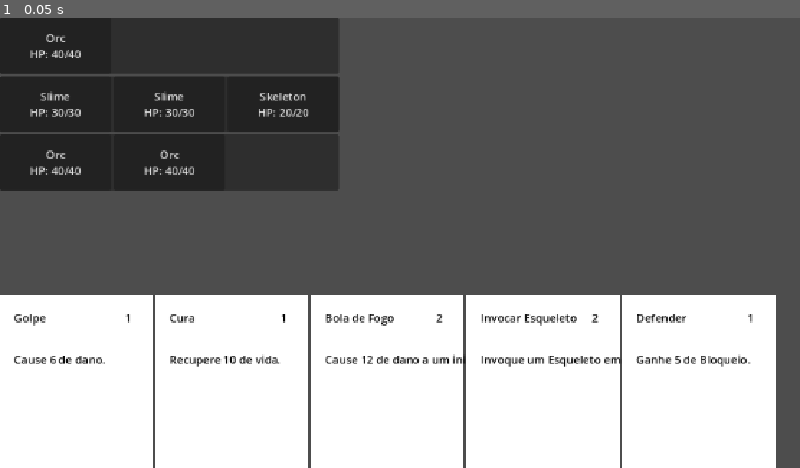
Above: before the commit, frame 1.
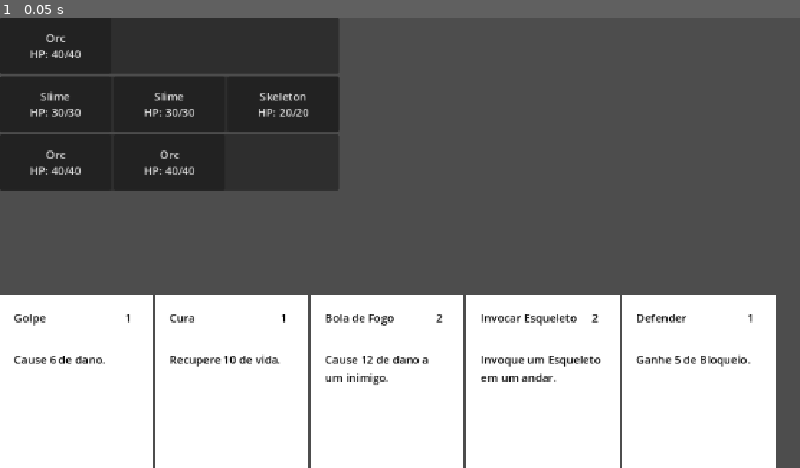
Above: after the commit, the same moment.

Repository: felippe-miguel/be-card
Game: Godot game, scene res://scenes/game.tscn
Same seed, same stepped clock (60 frames per second), same inputs: the game is played once before the commit and once after it.
Inputs:
- Up to frame 1 (0.05 s): no input

The runs differ from the first frame. In frame 1, 0.3% of the frame differs, in the area x 40-78%, y 74-82%.

Commit message:
feat: permite adicionar um enemy visualmente no floor quando uma carta summon é acionada

Diff:
--- a/scenes/card.tscn
+++ b/scenes/card.tscn
@@ -32,6 +32,7 @@
 theme_override_colors/font_color = Color(0, 0, 0, 1)
 
 [node name="DescriptionLabel" type="Label" parent="." unique_id=1551827318]
+custom_maximum_size = Vector2(180, -1)
 layout_mode = 1
 anchors_preset = 4
 anchor_top = 0.5
@@ -42,6 +43,7 @@
 offset_bottom = 80.0
 grow_vertical = 2
 theme_override_colors/font_color = Color(0, 0, 0, 1)
+autowrap_mode = 3
 
 [node name="CostLabel" type="Label" parent="." unique_id=1979725516]
 layout_mode = 1
--- a/scripts/battle_floor_view.gd
+++ b/scripts/battle_floor_view.gd
@@ -6,6 +6,7 @@
 var floor_index: int
 
 signal selected(floor_view: BattleFloorView)
+signal enemy_selected(enemy: Enemy)
 
 func setup(index: int) -> void:
 	floor_index = index
@@ -14,3 +15,32 @@
 	if event is InputEventMouseButton:
 		if event.button_index == MOUSE_BUTTON_LEFT and event.pressed:
 			selected.emit(self)
+
+func connect_to_floor(floor: BattleFloor) -> void:
+	floor.unit_added.connect(_on_unit_added)
+	floor.unit_removed.connect(_on_unit_removed)
+
+func _on_unit_added(unit: Unit) -> void:
+	create_enemy_view(unit)
+
+func _on_unit_removed(unit: Unit) -> void:
+	print(
+		"Unidade removida do andar: ",
+		unit.name
+	)
+
+func create_enemy_view(unit: Unit) -> void:
+	var enemy = preload(
+        "res://scenes/enemy.tscn"
+	).instantiate()
+
+	unit_container.add_child(enemy)
+
+	enemy.setup(unit)
+
+	enemy.selected.connect(
+		_on_enemy_selected
+	)
+
+func _on_enemy_selected(enemy: Enemy) -> void:
+	enemy_selected.emit(enemy)
--- a/scripts/floor.gd
+++ b/scripts/floor.gd
@@ -1,5 +1,8 @@
 class_name BattleFloor
 extends RefCounted
+
+signal unit_added(unit: Unit)
+signal unit_removed(unit: Unit)
 
 var index: int
 var max_units: int = 3
@@ -24,10 +27,14 @@
 		index
 	)
 
+	unit_added.emit(unit)
+
 	return true
 
 func remove_unit(unit: Unit) -> void:
-	units.erase(unit)
+	if unit in units:
+		units.erase(unit)
+		unit_removed.emit(unit)
 
 func get_units() -> Array[Unit]:
 	return units
--- a/scripts/game.gd
+++ b/scripts/game.gd
@@ -83,16 +83,23 @@
 
 func setup_enemies() -> void:
 	for floor in battle_state.battlefield.floors:
-		var floor_view = floors_container.get_child(floor.index)
+		var floor_view = floors_container.get_child(
+			floor.index
+		)
 
 		floor_view.setup(floor.index)
-		floor_view.selected.connect(_on_floor_selected)
+		floor_view.connect_to_floor(floor)
+
+		floor_view.selected.connect(
+			_on_floor_selected
+		)
+
+		floor_view.enemy_selected.connect(
+			_on_enemy_selected
+		)
 
 		for unit in floor.units:
-			var enemy = preload("res://scenes/enemy.tscn").instantiate()
-			floor_view.unit_container.add_child(enemy)
-			enemy.setup(unit)
-			enemy.selected.connect(_on_enemy_selected)
+			floor_view.create_enemy_view(unit)
 
 func _on_floor_selected(floor_view: BattleFloorView) -> void:
 	if game_state.current != GameState.State.TARGETING_FLOOR:
